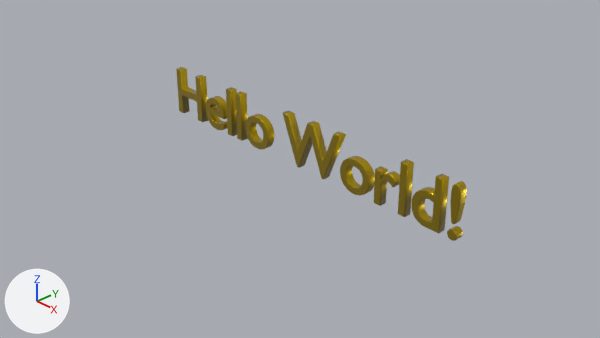
The Blender file blender/text_template.blend: old version first, new version second.
The view is the same before and after, from the file's camera 'Camera'. Every picture has the same lights, and +X, +Y and +Z are marked at lower left.

The first picture shows 'Text'.
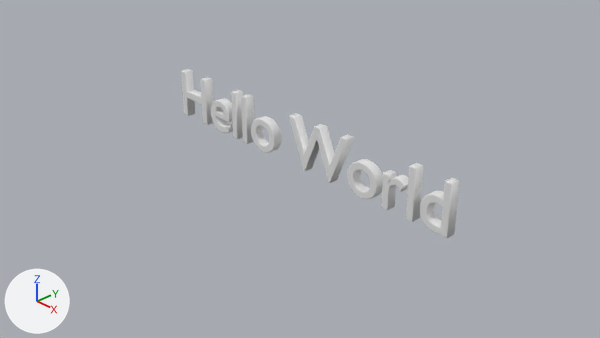
The change, as JSON lines over the scene's bpy script:
```json
{"op": "add", "block": "txt_text", "code": ["txt_text = bpy.data.curves.new('Text', 'FONT')", "txt_text.body = 'Hello World'", "txt_text.bevel_resolution = 2", "txt_text.extrude = 0.06", "txt_text.bevel_depth = 0.01", "txt_text.align_x = 'CENTER'"]}
{"op": "set", "path": "ob_text", "old": "bpy.data.objects.new('Text', me_text)", "new": "bpy.data.objects.new('Text', txt_text)"}
```

Where the change shows, as pixel boxes [x1, y1, x2, y2] in the pictures (600 x 338 px):
```json
{"object": "Text", "change": "reshaped", "before": [176, 67, 466, 241], "after": [181, 69, 460, 238]}
```
